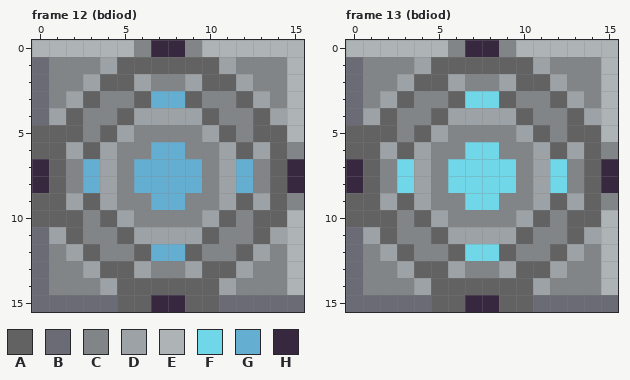
Pixel-art file, stored at public/assets/graphics/snek-threats-16.ase. Above: the version before the commit.
16x16 pixels, 36 frames. Colours within 5 levels of each other are drawn and written as one. Shown: frame 12 (bdiod), frame 13 (bdiod). The commit also changed other frames, which this record leaves out.
Palette (. is transparent): A #626262  B #6a6b75  C #828588  D #9da2a6  E #aeb4b5  F #6fd7e7  G #64afd1  H #372840
After the commit:
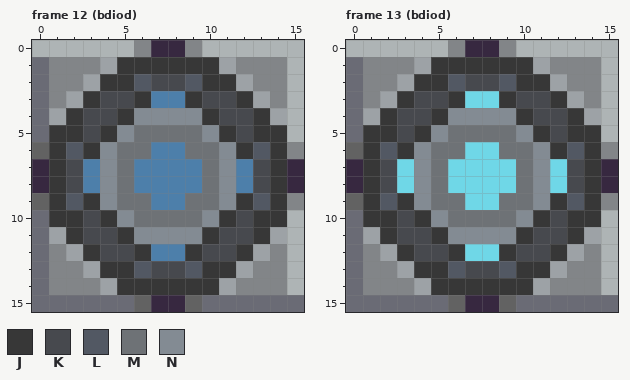
Colours new in this view: J #373737  K #47494e  L #525863  M #6e7276  N #838b93
From old to new:
layer "Layer 2" added
@@ palette @@
-G #64afd1
+G #4d7faa
--- frame 12 (bdiod), layer "Layer"
@@ x 0..15 @@
  0 EEEEEECHHCEEEEEE
- 1 BCCCDAAAAAADCCCE
- 2 BCCDAADCCDAADCCE
- 3 BCDACCAGGACCADCE
- 4 BDACCADDDDACCADE
- 5 AAACADCCCCDACAAE
- 6 AADADCCGGCCDADAC
- 7 HACGDCGGGGCDGCAH
- 8 HACGDCGGGGCDGCAH
- 9 AADADCCGGCCDADAC
-10 AAACADCCCCDACAAE
-11 BDACCADDDDACCADE
-12 BCDACCAGGACCADCE
-13 BCCDAADCCDAADCCE
-14 BCCCDAAAAAADCCCE
-15 BBBBBAAHHAABBBBB
+ 1 BCCCDJJJJJJDCCCE
+ 2 BCCDJJLKKLJJDCCE
+ 3 BCDJKKJGGJKKJDCE
+ 4 BDJKKJNNNNJKKJDE
+ 5 BJJKJNMMMMNJKJJE
+ 6 AJLJNMMGGMMNJLJC
+ 7 HJKGNMGGGGMNGKJH
+ 8 HJKGNMGGGGMNGKJH
+ 9 AJLJNMMGGMMNJLJC
+10 BJJKJNMMMMNJKJJE
+11 BDJKKJNNNNJKKJDE
+12 BCDJKKJGGJKKJDCE
+13 BCCDJJLKKLJJDCCE
+14 BCCCDJJJJJJDCCCE
+15 BBBBBBAHHABBBBBB
--- frame 13 (bdiod), layer "Layer"
@@ x 0..15 @@
  0 EEEEEECHHCEEEEEE
- 1 BCCCDAAAAAADCCCE
- 2 BCCDAADCCDAADCCE
- 3 BCDACCAFFACCADCE
- 4 BDACCADDDDACCADE
- 5 AAACADCCCCDACAAE
- 6 AADADCCFFCCDADAC
- 7 HACFDCFFFFCDFCAH
- 8 HACFDCFFFFCDFCAH
- 9 AADADCCFFCCDADAC
-10 AAACADCCCCDACAAE
-11 BDACCADDDDACCADE
-12 BCDACCAFFACCADCE
-13 BCCDAADCCDAADCCE
-14 BCCCDAAAAAADCCCE
-15 BBBBBAAHHAABBBBB
+ 1 BCCCDJJJJJJDCCCE
+ 2 BCCDJJLKKLJJDCCE
+ 3 BCDJKKJFFJKKJDCE
+ 4 BDJKKJNNNNJKKJDE
+ 5 BJJKJNMMMMNJKJJE
+ 6 AJLJNMMFFMMNJLJC
+ 7 HJKFNMFFFFMNFKJH
+ 8 HJKFNMFFFFMNFKJH
+ 9 AJLJNMMFFMMNJLJC
+10 BJJKJNMMMMNJKJJE
+11 BDJKKJNNNNJKKJDE
+12 BCDJKKJFFJKKJDCE
+13 BCCDJJLKKLJJDCCE
+14 BCCCDJJJJJJDCCCE
+15 BBBBBBAHHABBBBBB
Boxes around the changes in both pictures, in picture pixels (x1, y1, x2, y2):
changed: (32, 57, 287, 312)
changed: (346, 57, 601, 312)
